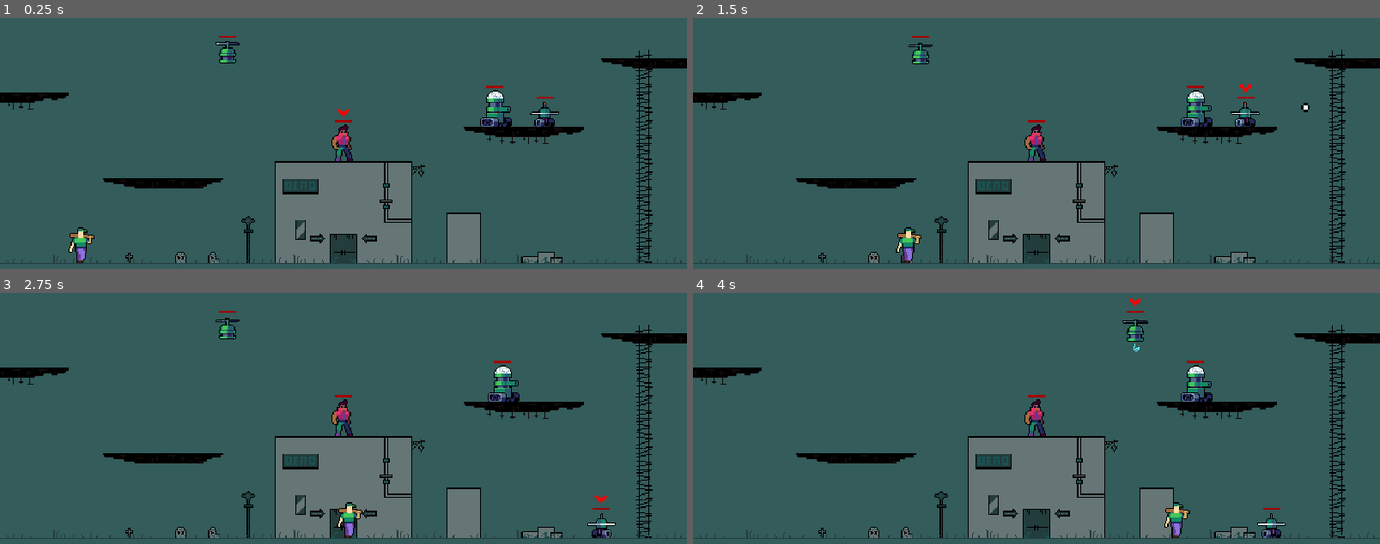
Above: before the commit, frames 1-4 (two rows, left to right).
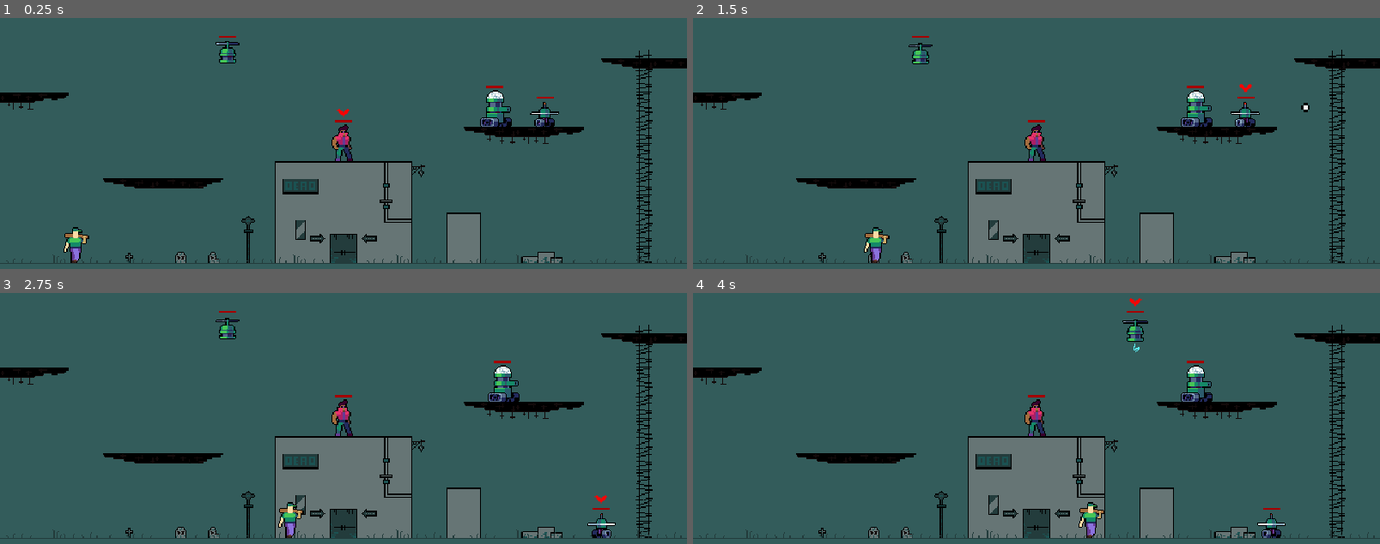
Above: after the commit, the same moments.

Repository: ericvennemeyer/taqueria-ultima
Game: Godot game, scene res://Scenes/world.tscn
The game is run twice, just before and just after one commit, with the same random seed, the same clock (stepped at 60 frames per second) and the same inputs.
Inputs:
- Up to frame 1 (0.25 s): no input
- Up to frame 2 (1.5 s): tap Enter (change_player) at 0.5, 1.35 s; hold K (attack) 0.53-1.28 s; hold D (move_right) from 0.53 s (still down); tap Space (jump) at 0.77 s
- Up to frame 3 (2.75 s): tap Space (jump) at 1.52 s; release D (move_right) at 2.03 s; hold A (move_left) from 2.03 s (still down); hold K (attack) from 2.03 s (still down)
- Up to frame 4 (4 s): release A (move_left) at 2.78 s; release K (attack) at 2.78 s; hold D (move_right) from 2.78 s (still down); tap Enter (change_player) at 2.85 s; tap Space (jump) at 3.02, 3.77 s; hold K (attack) from 3.53 s (still down)

The runs differ from the first frame. In frame 1, 0.4% of the frame differs, in the area x 9-14%, y 83-98%; in frame 2, 0.6%; in frame 3, 0.6%, in the area x 40-53%, y 83-98%; in frame 4, 0.6%.
Error before the commit: Invalid assignment of property or key 'is_active' with value of type 'bool' on a base object of type 'Area2D (HitboxComponent)'. (res://Scripts/drone_bot.gd:48)
Error after the commit: Invalid assignment of property or key 'is_active' with value of type 'bool' on a base object of type 'Area2D (HitboxComponent)'. (res://Scripts/drone_bot.gd:49)

Commit message:
A mess of little tweaks I can't keep track of anymore.

Diff:
--- a/Scenes/bot_base_scene.tscn
+++ b/Scenes/bot_base_scene.tscn
@@ -7,6 +7,8 @@
 [ext_resource type="Texture2D" uid="uid://c5imrr0yd6nfh" path="res://Assets/Icons/Crosshairs/crosshair022.png" id="5_7jqpp"]
 [ext_resource type="Script" path="res://Components/border_bounce_component.gd" id="6_13i84"]
 [ext_resource type="Script" path="res://Components/destroyed_component.gd" id="9_1cawn"]
+[ext_resource type="Script" path="res://Components/spawner_component.gd" id="10_v58f3"]
+[ext_resource type="PackedScene" uid="uid://bnct4qkyw47hw" path="res://Scenes/explosion_effect.tscn" id="11_j7m50"]
 [ext_resource type="Script" path="res://Components/stats_component.gd" id="20_3re0j"]
 [ext_resource type="Script" path="res://Components/hurt_component.gd" id="21_5scgv"]
 
@@ -89,3 +91,7 @@
 script = ExtResource("9_1cawn")
 actor = NodePath("..")
 stats_component = NodePath("../StatsComponent")
+
+[node name="ExplosionSpawner" type="Node2D" parent="."]
+script = ExtResource("10_v58f3")
+scene = ExtResource("11_j7m50")
--- a/Scenes/drone_bot.tscn
+++ b/Scenes/drone_bot.tscn
@@ -285,7 +285,7 @@
 
 [node name="Sprite2D" parent="Sprites" index="0"]
 position = Vector2(9, -11)
-texture = ExtResource("2_lk60r")
+texture = ExtResource("5_xpx3j")
 hframes = 4
 
 [node name="AnimationPlayer" parent="." index="7"]
@@ -314,4 +314,7 @@
 actor = NodePath("..")
 stats_component = NodePath("../StatsComponent")
 
+[node name="ExplosionSpawner" parent="." index="12"]
+position = Vector2(0, 5)
+
 [connection signal="animation_finished" from="AnimationPlayer" to="." method="_on_animation_player_animation_finished"]
--- a/Scenes/enemy.tscn
+++ b/Scenes/enemy.tscn
@@ -294,7 +294,7 @@
 size = Vector2(20, 14)
 
 [sub_resource type="CircleShape2D" id="CircleShape2D_bu35a"]
-radius = 42.0119
+radius = 52.0
 
 [sub_resource type="RectangleShape2D" id="RectangleShape2D_d8upa"]
 size = Vector2(21, 32)
--- a/Scenes/explosion_effect.tscn
+++ b/Scenes/explosion_effect.tscn
@@ -47,10 +47,12 @@
 }]
 
 [node name="ExplosionEffect" type="Node2D"]
+z_index = 10
 script = ExtResource("1_mb0p8")
 
 [node name="AnimatedSprite2D" type="AnimatedSprite2D" parent="."]
+scale = Vector2(2, 2)
 sprite_frames = SubResource("SpriteFrames_fsv60")
 autoplay = "default"
-frame = 4
-frame_progress = 1.0
+frame = 2
+frame_progress = 0.923189
--- a/Scenes/slice_bot.tscn
+++ b/Scenes/slice_bot.tscn
@@ -289,7 +289,7 @@
 
 [node name="Sprite2D" parent="Sprites" index="0"]
 position = Vector2(8, -24)
-texture = ExtResource("3_60mrp")
+texture = ExtResource("6_gm444")
 hframes = 4
 
 [node name="AnimationPlayer" parent="." index="7"]
@@ -317,4 +317,7 @@
 actor = NodePath("..")
 stats_component = NodePath("../StatsComponent")
 
+[node name="ExplosionSpawner" parent="." index="12"]
+position = Vector2(0, -8)
+
 [connection signal="animation_finished" from="AnimationPlayer" to="." method="_on_animation_player_animation_finished"]
--- a/Scenes/tank_bot.tscn
+++ b/Scenes/tank_bot.tscn
@@ -283,7 +283,7 @@
 
 [node name="Sprite2D" parent="Sprites" index="0"]
 position = Vector2(8, -24)
-texture = ExtResource("4_lguns")
+texture = ExtResource("5_e3cb0")
 hframes = 4
 
 [node name="SpawnerComponent" type="Node2D" parent="Sprites" index="1"]
@@ -304,4 +304,7 @@
 actor = NodePath("..")
 stats_component = NodePath("../StatsComponent")
 
+[node name="ExplosionSpawner" parent="." index="10"]
+position = Vector2(2, -11)
+
 [connection signal="animation_finished" from="AnimationPlayer" to="." method="_on_animation_player_animation_finished"]
--- a/Scripts/drone_bot.gd
+++ b/Scripts/drone_bot.gd
@@ -17,6 +17,7 @@
 @onready var hitbox_component: HitboxComponent = $HitboxComponent
 @onready var attack_duration_timer: Timer = $AttackDurationTimer
 @onready var hurtbox_component: HurtboxComponent = $HurtboxComponent
+@onready var explosion_spawner: SpawnerComponent = $ExplosionSpawner
 
 
 func _ready() -> void:
@@ -90,3 +91,6 @@
 	if anim_name == "hurt":
 		is_active = true
 		hurtbox_component.is_invincible = false
+	elif anim_name == "death":
+		explosion_spawner.spawn()
+		#queue_free()
--- a/Scripts/enemy.gd
+++ b/Scripts/enemy.gd
@@ -1,7 +1,7 @@
 class_name Enemy
 extends CharacterBody2D
 
-const SPEED = 100.0
+const SPEED = 80.0
 const JUMP_VELOCITY = -300.0
 
 @export var run_direction = 1
--- a/Scripts/player.gd
+++ b/Scripts/player.gd
@@ -103,7 +103,7 @@
 func handle_hurt():
 	#is_active = false
 	if is_alive:
-		hurtbox_component.is_invincible = true
+		#hurtbox_component.is_invincible = true
 		animation_player.play("hurt")
 
 
--- a/Scripts/slice_bot.gd
+++ b/Scripts/slice_bot.gd
@@ -20,6 +20,7 @@
 @onready var animation_player: AnimationPlayer = $AnimationPlayer
 @onready var ghost_timer: Timer = $GhostTimer
 @onready var hurtbox_component: HurtboxComponent = $HurtboxComponent
+@onready var explosion_spawner: SpawnerComponent = $ExplosionSpawner
 
 
 func _ready() -> void:
@@ -99,3 +100,6 @@
 	if anim_name == "hurt":
 		#is_active = true
 		hurtbox_component.is_invincible = false
+	elif anim_name == "death":
+		explosion_spawner.spawn()
+		#queue_free()
--- a/Scripts/tank_bot.gd
+++ b/Scripts/tank_bot.gd
@@ -16,6 +16,7 @@
 @onready var animation_player: AnimationPlayer = $AnimationPlayer
 @onready var spawner_component: SpawnerComponent = $Sprites/SpawnerComponent
 @onready var hurtbox_component: HurtboxComponent = $HurtboxComponent
+@onready var explosion_spawner: SpawnerComponent = $ExplosionSpawner
 
 
 func _ready() -> void:
@@ -92,3 +93,6 @@
 	if anim_name == "hurt":
 		#is_active = true
 		hurtbox_component.is_invincible = false
+	elif anim_name == "death":
+		explosion_spawner.spawn()
+		#queue_free()
Not shown: 1 places in Scenes/bot_base_scene.tscn that only renumber resources
